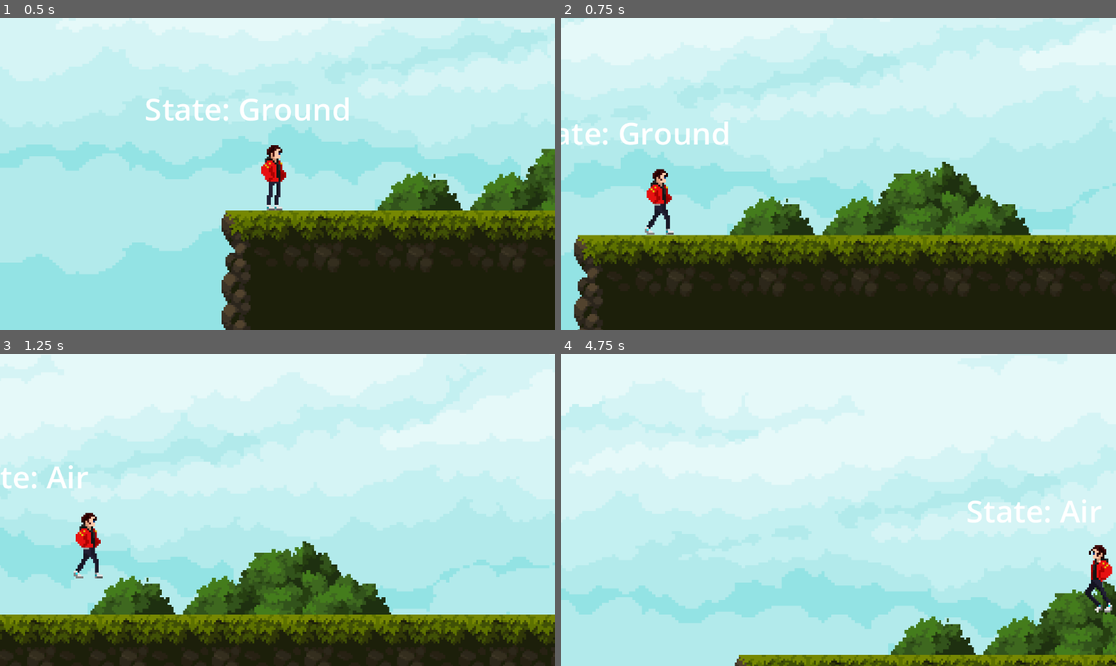
Above: before the commit, frames 1-4 (two rows, left to right).
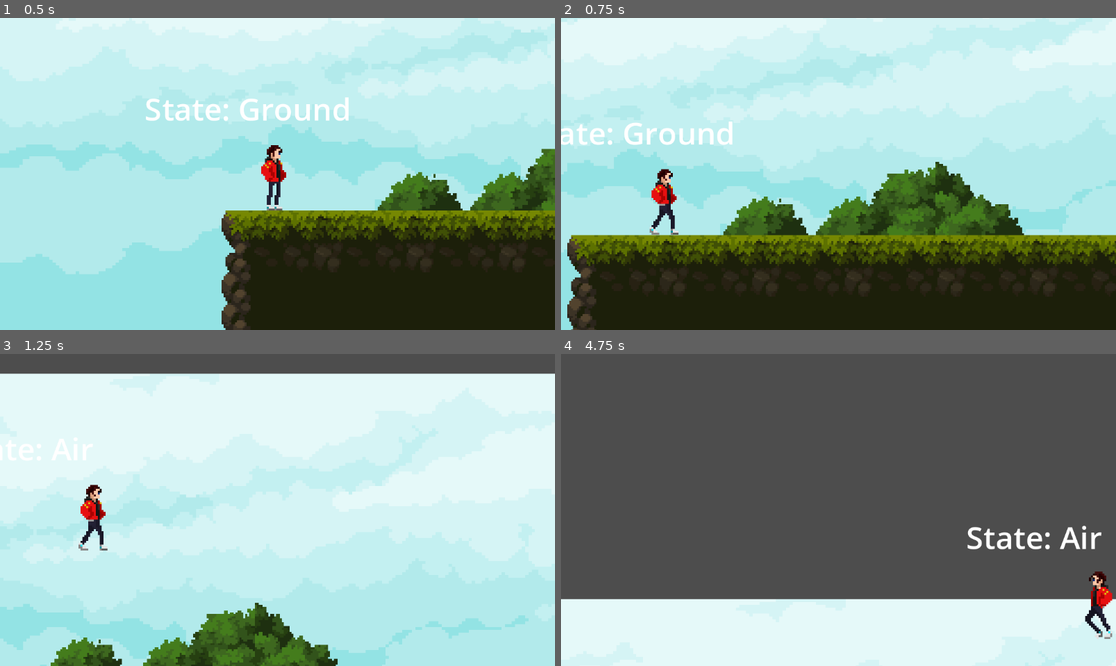
Above: after the commit, the same moments.

Repository: Chackal099/ProjetoPursuit
Game: Godot game, scene res://Levels/test_level.tscn
Same seed, same stepped clock (60 frames per second), same inputs: the game is played once before the commit and once after it.
Inputs (mouse positions are in pixels of both pictures, inside the frame that each line leads up to):
- Up to frame 1 (0.5 s): no input
- Up to frame 2 (0.75 s): move the mouse to (960, 158) at 0.52 s; hold D (right) from 0.53 s (still down); hold S (crouch) from 0.53 s (still down)
- Up to frame 3 (1.25 s): keep holding D (right); keep holding S (crouch); tap Space (jump) at 0.77, 1.07 s; tap Shift (run) at 0.8 s
- Up to frame 4 (4.75 s): move the mouse to (727, 525) at 1.27 s; release S (crouch) at 1.28 s; tap Shift (run) at 1.35, 3.05 s; tap Space (jump) at 1.52, 1.55, 1.82, 3.02, 3.32, 3.77, 3.8, 4.07, 4.52 s; move the mouse to (894, 441) at 2.02 s; release D (right) at 2.03 s; hold A (left) 2.03-2.78 s; hold Space (jump) 2.03-2.78 s; tap S (crouch) at 2.3, 2.85, 4.35 s; move the mouse to (810, 572) at 2.77 s; hold D (right) 2.78-4.28 s; move the mouse to (1005, 556) at 3.52 s; hold Shift (run) 3.53-4.28 s; move the mouse to (672, 463) at 4.27 s; hold A (left) from 4.28 s (still down)

Frame 1 is identical in both runs. In frame 2, 9.9% of the frame differs, in the area x 0-100%, y 0-100%; in frame 3, 50%; in frame 4, 100%.

Commit message:
Working Running
Running is working, but only with the jumping, sadly no sliding yet

Diff:
--- a/Character/AirState.gd
+++ b/Character/AirState.gd
@@ -3,7 +3,10 @@
 class_name AirState
 
 @export var ground_state : State
+@export var running_state : State
 
 func state_process(delta):
 	if(character.is_on_floor()):
 		next_state = ground_state
+	if(Input.is_action_pressed("run")):
+		next_state = running_state
--- a/Character/CharacterStateMachine.gd
+++ b/Character/CharacterStateMachine.gd
@@ -3,6 +3,7 @@
 class_name CharacterStateMachine
 
 @export var character : CharacterBody2D
+@export var animation_tree : AnimationTree
 @export var current_state : State
 
 var states: Array[State]
--- a/Character/GroundState.gd
+++ b/Character/GroundState.gd
@@ -4,19 +4,21 @@
 
 @export var air_state : State
 @export var running_state : State
-@export var RunSpeed : float = 200.0
-@export var jump_velocity : float = -150.0
+@export var WalkSpeed : float = 100.0
+
+@onready var state_machine : CharacterStateMachine = $/root/TestLevel/player2/CharacterStateMachine
+
 
 func state_input(event : InputEvent):
+
 	if(event.is_action_pressed("jump")):
 		jump()
 	elif(event.is_action_pressed("run")):
 		sprint()
 
 func jump():
-	character.velocity.y = jump_velocity
+	character.velocity.y = character.jump_velocity
 	next_state = air_state
 
 func sprint():
-	character.velocity.x = character.direction.x * RunSpeed
 	next_state = running_state
--- a/Character/RunningState.gd
+++ b/Character/RunningState.gd
@@ -10,6 +10,8 @@
 @export var CrouchSpeed : float = 50.0
 @export var RunSpeed : float = 200.0
 
+@onready var state_machine : CharacterStateMachine = $/root/TestLevel/player2/CharacterStateMachine
+
 func state_input(event : InputEvent):
 	if(event.is_action_pressed("jump")):
 		ground_state.jump()
@@ -18,12 +20,14 @@
 		slide()
 
 func slide():
-	character.velocity.x = character.direction.x * slide_counter
+	character.velocity.x = slide_counter
 	if character.velocity.x != 0:
 		slide_counter -= slide_friction
 	else:
 		character.velocity.x = character.direction.x * CrouchSpeed
 
 func state_process(delta):
+	if(Input.is_action_just_pressed("jump")):
+		next_state = air_state
 	if(Input.is_action_just_released("run")):
 		next_state = ground_state
--- /dev/null
+++ b/Character/WalkingState.gd
@@ -0,0 +1,11 @@
+extends State
+
+
+# Called when the node enters the scene tree for the first time.
+func _ready():
+	pass # Replace with function body.
+
+
+# Called every frame. 'delta' is the elapsed time since the previous frame.
+func _process(delta):
+	pass
--- a/Character/player.gd
+++ b/Character/player.gd
@@ -4,6 +4,7 @@
 @export var WalkSpeed : float = 100.0
 @export var CrouchSpeed : float = 50.0
 @export var RunSpeed : float = 200.0
+@export var jump_velocity : float = -200.0
 
 #@export var double_jump_velocity : float = -100.0
 
@@ -46,15 +47,15 @@
 
 	# Get the input direction and handle the movement/deceleration.
 	# As good practice, you should replace UI actions with custom gameplay actions.
-	direction = Input.get_vector("left", "right", "up", "crouch")
+	direction.x = Input.get_action_strength("right") - Input.get_action_strength("left")
 
 	#Dictates the machanics of movement
 	if direction.x != 0 && state_machine.check_if_can_move():
 		#Walk Mechanics
 		velocity.x = direction.x * WalkSpeed
 		#Run Mechanics
-		#if Input.is_action_pressed("run"):
-			#velocity.x = direction.x * RunSpeed
+		if Input.is_action_pressed("run"):
+			velocity.x = direction.x * RunSpeed
 #			#Slide when running Mechanics
 #			if Input.is_action_pressed("crouch"):
 #				velocity.x = direction.x * slide_counter
--- a/Character/player2.tscn
+++ b/Character/player2.tscn
@@ -12,6 +12,7 @@
 [ext_resource type="Script" path="res://Character/AirState.gd" id="9_mku5u"]
 [ext_resource type="Script" path="res://Character/RunningState.gd" id="10_jbhgb"]
 [ext_resource type="Script" path="res://Character/StateDebugLabel.gd" id="11_oitya"]
+[ext_resource type="Script" path="res://Character/WalkingState.gd" id="12_tdb7l"]
 
 [sub_resource type="CapsuleShape2D" id="CapsuleShape2D_03l52"]
 radius = 7.0
@@ -556,14 +557,18 @@
 air_state = NodePath("../Air")
 running_state = NodePath("../Running")
 
-[node name="Air" type="Node" parent="CharacterStateMachine" node_paths=PackedStringArray("ground_state")]
+[node name="Air" type="Node" parent="CharacterStateMachine" node_paths=PackedStringArray("ground_state", "running_state")]
 script = ExtResource("9_mku5u")
 ground_state = NodePath("../Ground")
+running_state = NodePath("../Running")
 
 [node name="Running" type="Node" parent="CharacterStateMachine" node_paths=PackedStringArray("ground_state", "air_state")]
 script = ExtResource("10_jbhgb")
 ground_state = NodePath("../Ground")
 air_state = NodePath("../Air")
+
+[node name="Walking" type="Node" parent="CharacterStateMachine"]
+script = ExtResource("12_tdb7l")
 
 [node name="StateDebugLabel" type="Label" parent="." node_paths=PackedStringArray("state_machine")]
 offset_left = -69.0
Not shown: 1 places in Character/player2.tscn that only renumber resources
